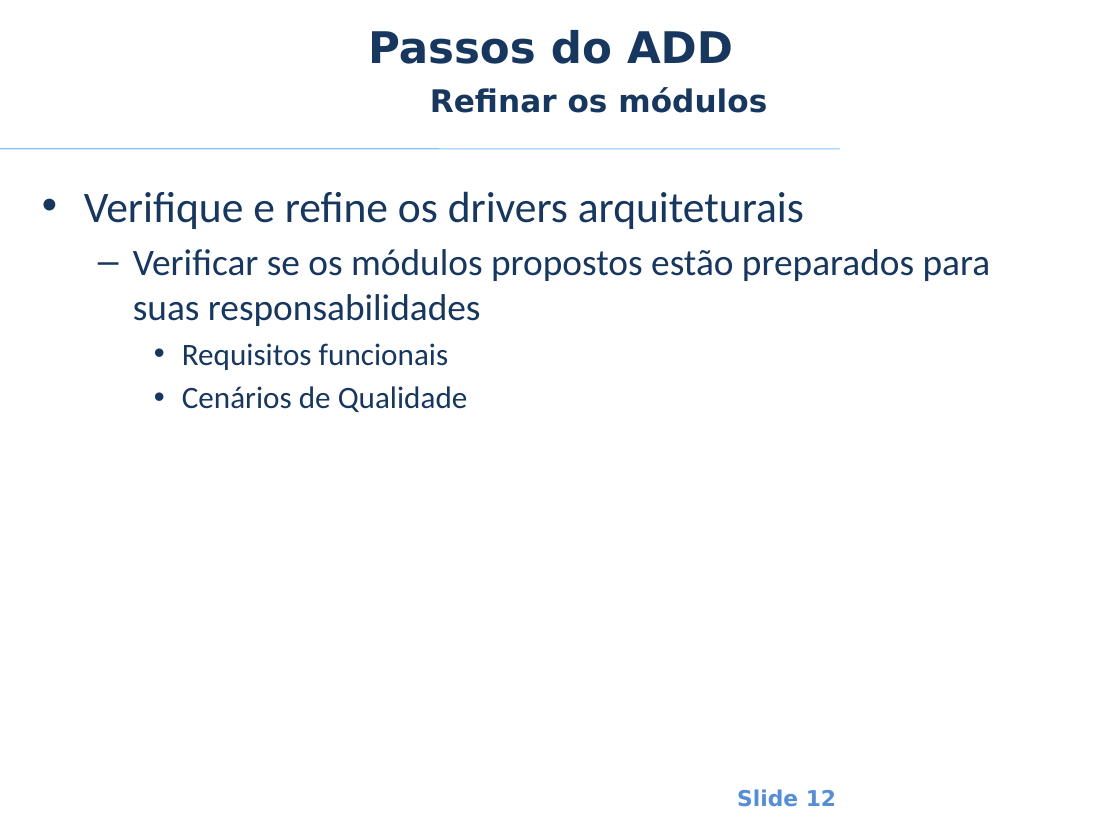
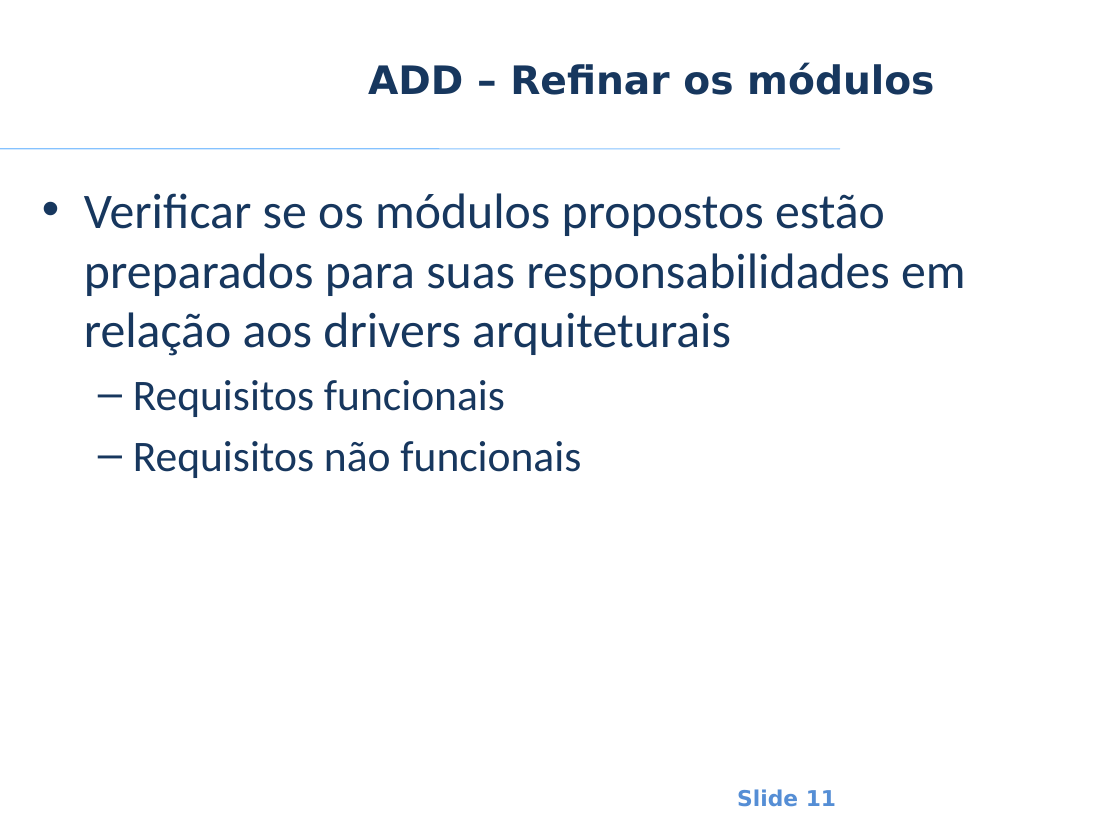
Before and after one commit to smrpuc/pos-fit-es10, a slide deck: slide 11 of Material Aulas/Arquitetura de Software/Aulas/ES - AS - Anderson Hummel - Aula 3 - 1 - Desenhando a Arquitetura - Attribute-Driven Design.pptx (slide 12 before the commit). Drawn at 1120x840 pixels with LibreOffice and Linux fonts; fonts in the diff are those of the drawing; background and template pictures are left out. Boxes give left, top, right and bottom in pixels: in the first picture for what was removed or moved away, otherwise in the second. Text is boxed around its words. In the diff, an @@ line names an element or a change of style, - is before the commit and + after.

Commit message:
Atualização de matéria de arquitetura

```diff
--- a/Material Aulas/Arquitetura de Software/Aulas/ES - AS - Anderson Hummel - Aula 3 - 1 - Desenhando a Arquitetura - Attribute-Driven Design.pptx
+++ b/Material Aulas/Arquitetura de Software/Aulas/ES - AS - Anderson Hummel - Aula 3 - 1 - Desenhando a Arquitetura - Attribute-Driven Design.pptx
@@ title removed at (368, 30, 733, 64) @@
-Passos do ADD
@@ title at (368, 62, 934, 95): text changed; size 20 to 25.2 pt @@
-Refinar os módulos
+ADD – Refinar os módulos
@@ text at (84, 193, 965, 356): text changed; size 24 to 32 pt @@
-• Verifique e refine os drivers arquiteturais
-  – Verificar se os módulos propostos estão preparados para suas responsabilidades
+• Verificar se os módulos propostos estão preparados para suas responsabilidades em relação aos drivers arquiteturais
@@ text at (133, 380, 505, 417): size 20 to 28 pt in "Requisitos funcionais"; bullet • to –; list level 3 to 2 in "Requisitos funcionais" @@
@@ text at (133, 441, 581, 478): text changed; size 20 to 28 pt @@
-    • Cenários de Qualidade
+  – Requisitos não funcionais
@@ page number at (737, 789, 836, 807): text changed @@
-Slide 12
+Slide 11
```
Also in this commit, not shown: 5 other slides changed, 5 slides added, 20 slides removed, 1 other file.
